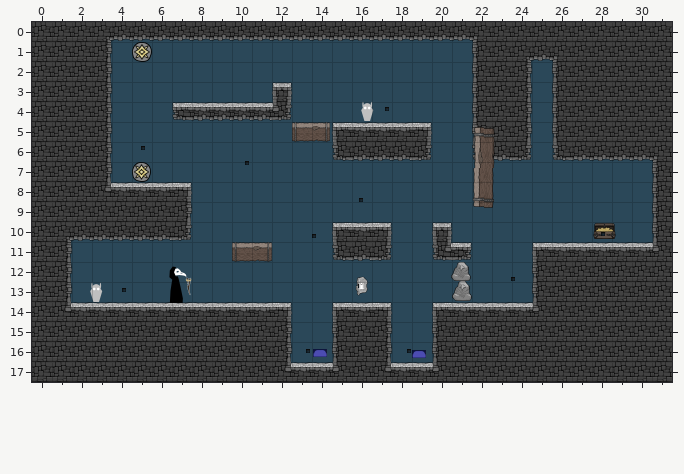
Two states of a Tiled map (JSON), Physics/Physics/assets/level10.tmj. The first picture shows the starting point.
Cells are 300x300 px. Shown: x 0..31, y 0..17.
After the commit:
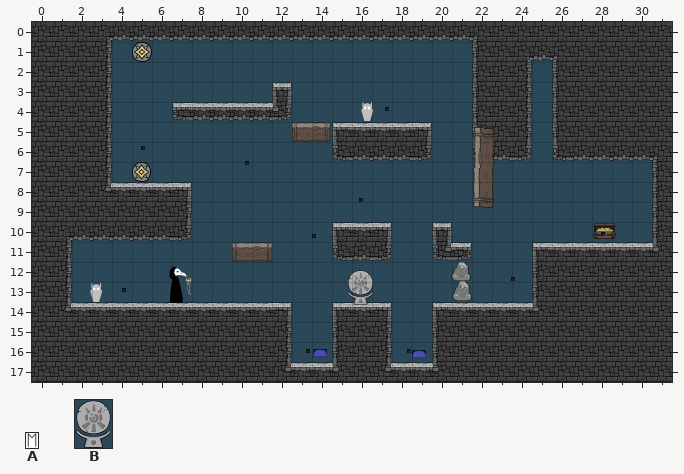
Key: from "GameObjects": A 13 "rune", B 15 "runeBase".
Objects are placed by their top-left corner, in cells (3,4 is the top-left corner of cell 3,4); size is 1x1 cell unless given.
The exact change:
Layer "Action Entities":
A new object: B "rune" at 15.8,12.4 size 1.3x1.7.
Object A "rune" at 16.4,13 size 0.2x0.3 is removed.
Changed places in both pictures, as pixel boxes (x1, y1, x2, y2):
changed: (348, 270, 374, 305)
